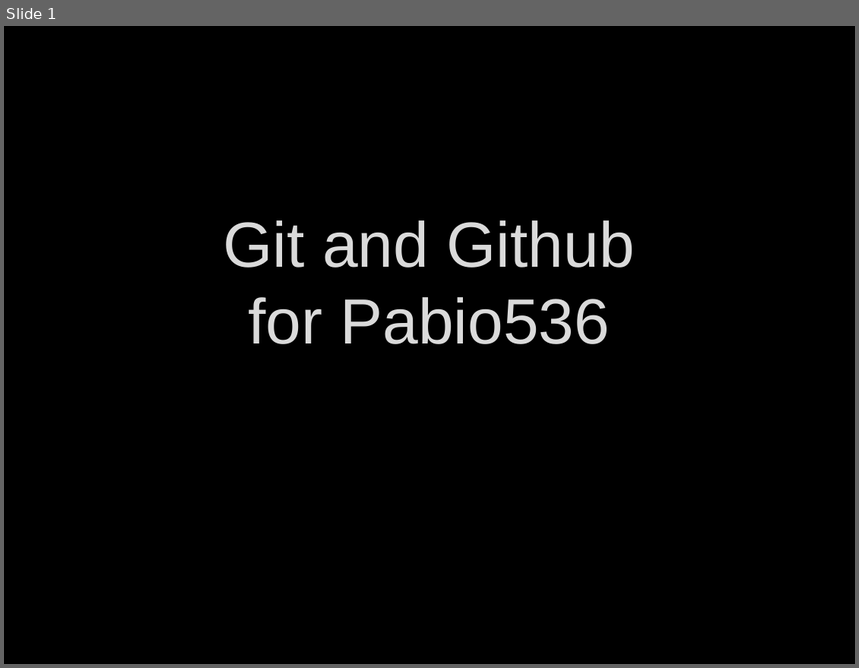
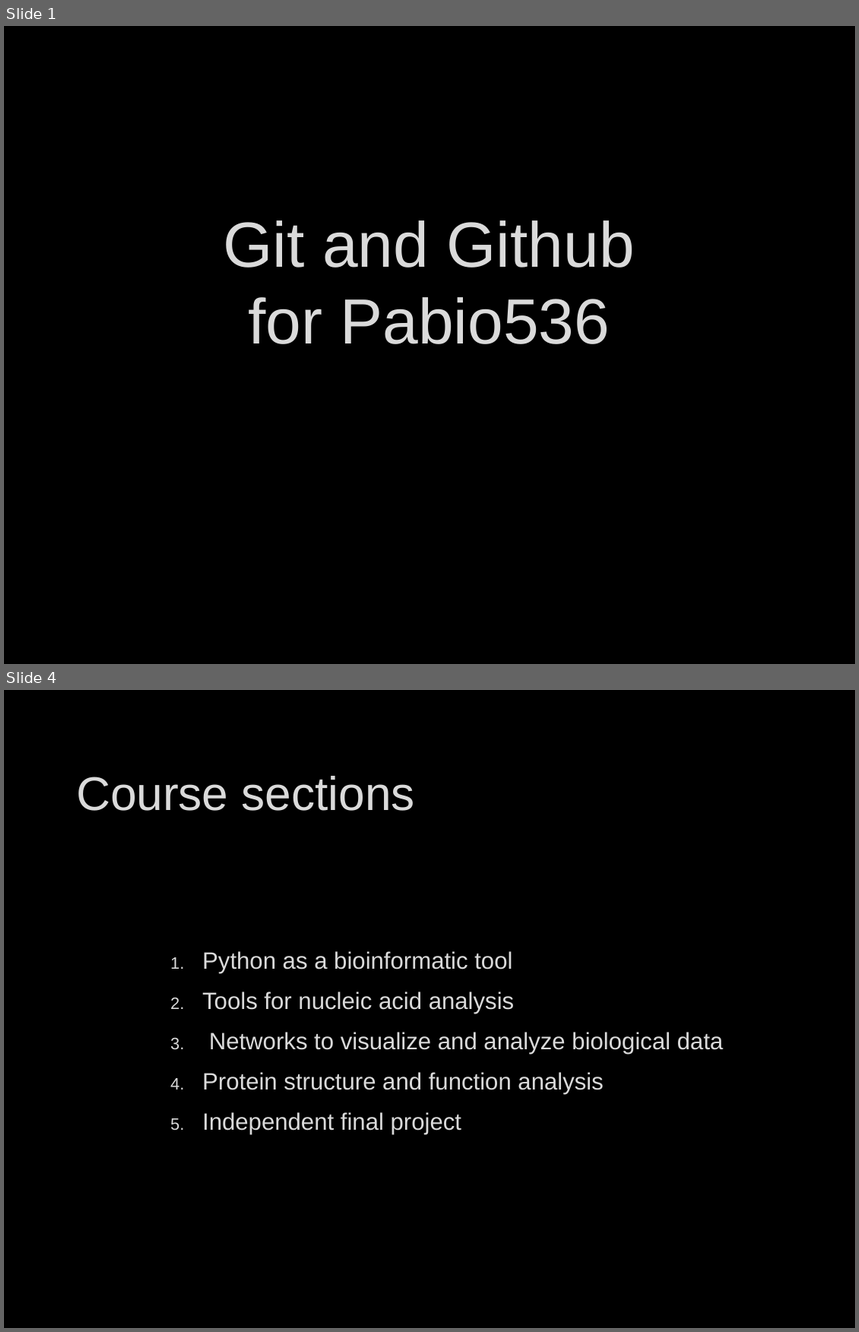
Before and after one commit to fdmast/Pabio536, a slide deck: C1_Introduction/ClassOne.GithubIntro.pptx. Shown one above the other, each under a label of ours: slide 1 before the commit, slides 1 and 4 after it; the slides between them are not shown. The pictures are 859x668 and 859x1332 pixels, drawn with LibreOffice and Linux fonts; fonts in the diff are those of the drawing; background and template pictures are left out. Boxes give left, top, right and bottom in pixels: in the first picture for what was removed or moved away, otherwise in the second. Text is boxed around its words. In the diff, an @@ line names an element or a change of style, - is before the commit and + after.

```diff
--- a/C1_Introduction/ClassOne.GithubIntro.pptx
+++ b/C1_Introduction/ClassOne.GithubIntro.pptx
@@ slide 4 added at <box>4,690,855,1328</box>, background picture (left out) @@
@@ title added at <box>76,776,415,811</box>, 40 pt, text #DADADA @@
+Course sections
@@ text added at <box>202,951,724,1135</box>, 20 pt, text #DADADA @@
+    1. Python as a bioinformatic tool
+    2. Tools for nucleic acid analysis
+    3. Networks to visualize and analyze biological data
+    4. Protein structure and function analysis
+    5. Independent final project
```
Also in this commit, not shown: 2 slides changed, 9 other slides added, 11 slides removed, 5 other files.
